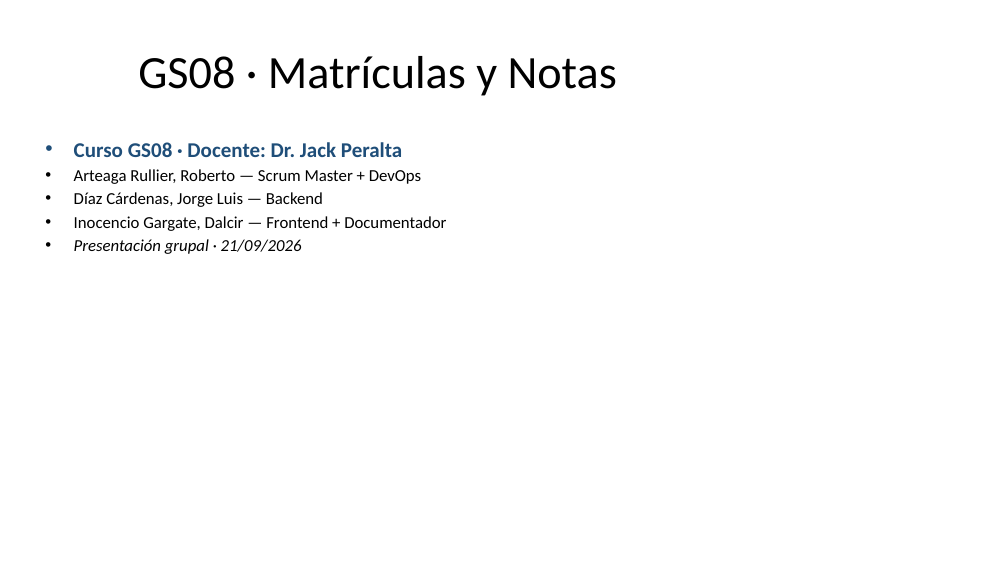
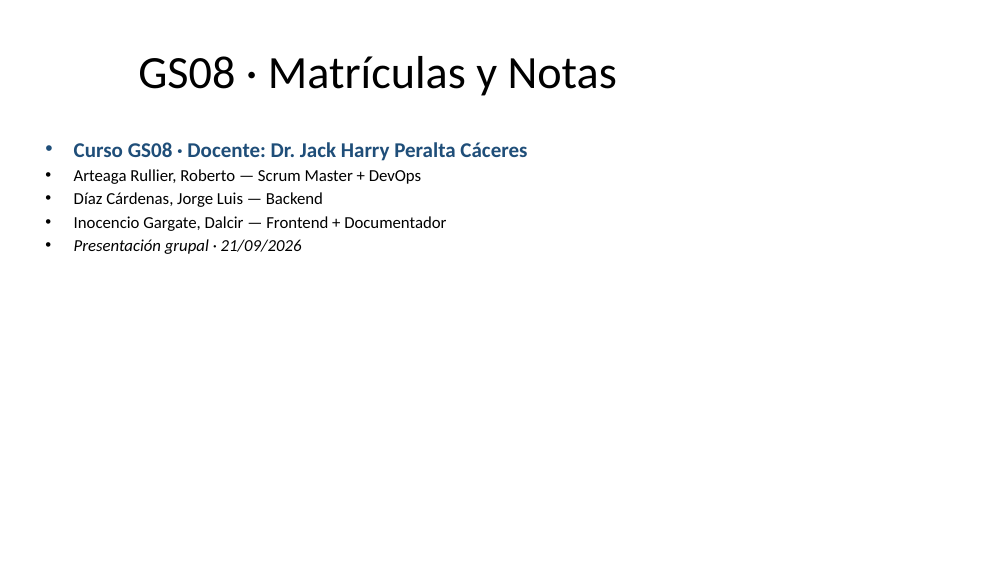
Before and after one commit to rarteagar/gs08-matriculas, a slide deck: slide 1 of docs/informe/exposicion-gs08-2026-10-13.pptx. Drawn at 1008x567 pixels with LibreOffice and Linux fonts; fonts in the diff are those of the drawing. Boxes give left, top, right and bottom in pixels: in the first picture for what was removed or moved away, otherwise in the second. Text is boxed around its words. In the diff, an @@ line names an element or a change of style, - is before the commit and + after.

Commit message:
docs: nombre completo del docente (Dr. Jack Harry Peralta Caceres) en informes, actas, decisiones y deck

```diff
--- a/docs/informe/exposicion-gs08-2026-10-13.pptx
+++ b/docs/informe/exposicion-gs08-2026-10-13.pptx
@@ text at <box>74,142,527,161</box>: text changed @@
-• Curso GS08 · Docente: Dr. Jack Peralta
+• Curso GS08 · Docente: Dr. Jack Harry Peralta Cáceres
```
Also in this commit, not shown: 6 other files.
